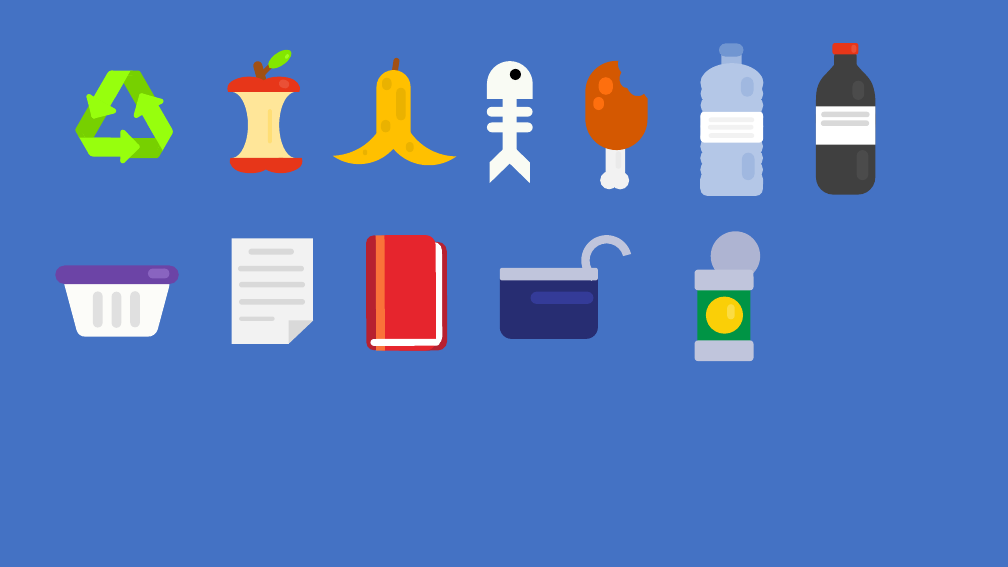
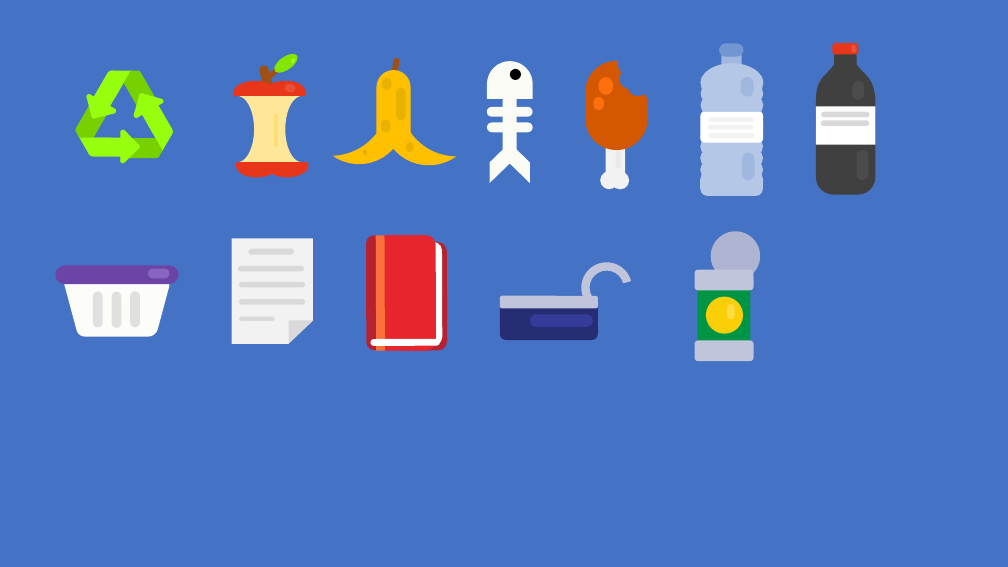
Before and after one commit to pedrogmo/projetopp2, a slide deck: slide 15 of slide/Apresentação1.pptx. Drawn at 1008x567 pixels with LibreOffice and Linux fonts; fonts in the diff are those of the drawing; background and template pictures are left out. Boxes give left, top, right and bottom in pixels: in the first picture for what was removed or moved away, otherwise in the second. Text is boxed around its words. In the diff, an @@ line names an element or a change of style, - is before the commit and + after.

```diff
--- a/slide/Apresentação1.pptx
+++ b/slide/Apresentação1.pptx
@@ 5 rounded rectangles, 5 ellipses, 4 freeform shapes: place and size @@
-5 rounded rectangles, 5 ellipses, 4 freeform shapes at <box>228,47,302,173</box>
+5 rounded rectangles, 5 ellipses, 4 freeform shapes at <box>234,52,309,178</box>
@@ arch (boxed as its full ring): place and size @@
-arch (boxed as its full ring) at <box>582,235,632,286</box>
+arch (boxed as its full ring) at <box>582,262,632,313</box>
@@ rounded rectangle: place and size @@
-rounded rectangle at <box>500,268,598,281</box>
+rounded rectangle at <box>500,296,598,309</box>
@@ rounded rectangle: place and size @@
-rounded rectangle at <box>500,268,598,340</box>
+rounded rectangle at <box>500,303,598,340</box>
@@ rounded rectangle: place and size @@
-rounded rectangle at <box>531,292,594,304</box>
+rounded rectangle at <box>530,315,593,327</box>
```
Also in this commit, not shown: 2 other slides changed, 1 slide added, 2 slides removed.
